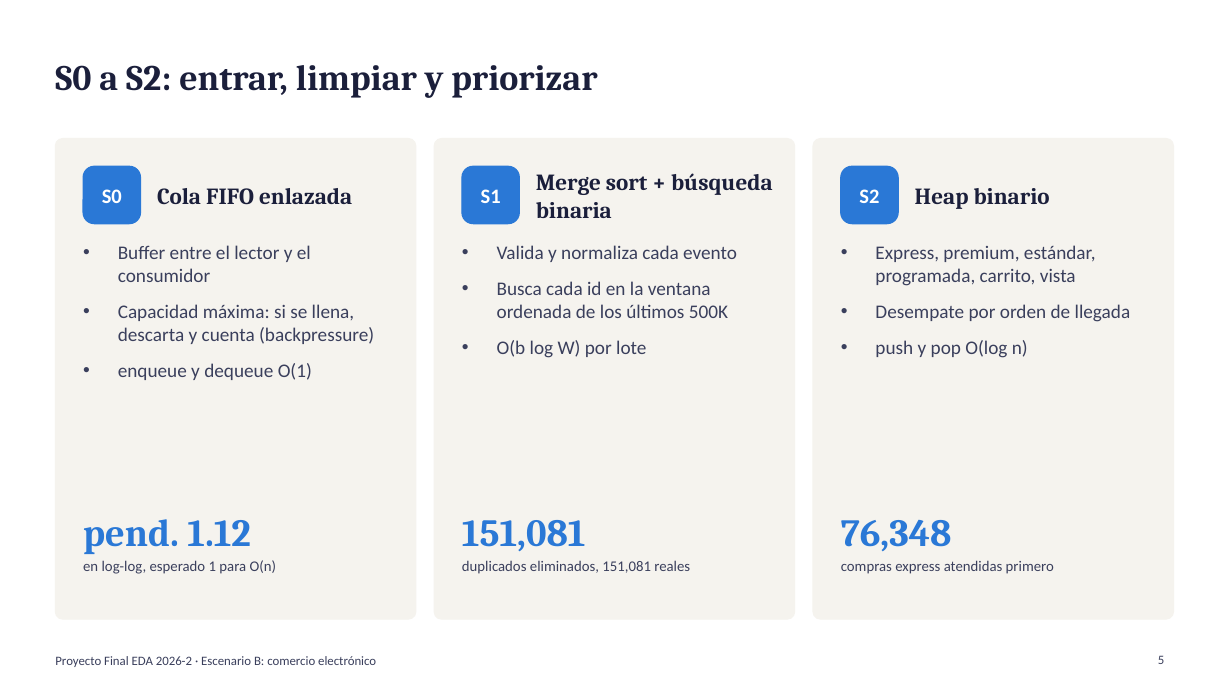
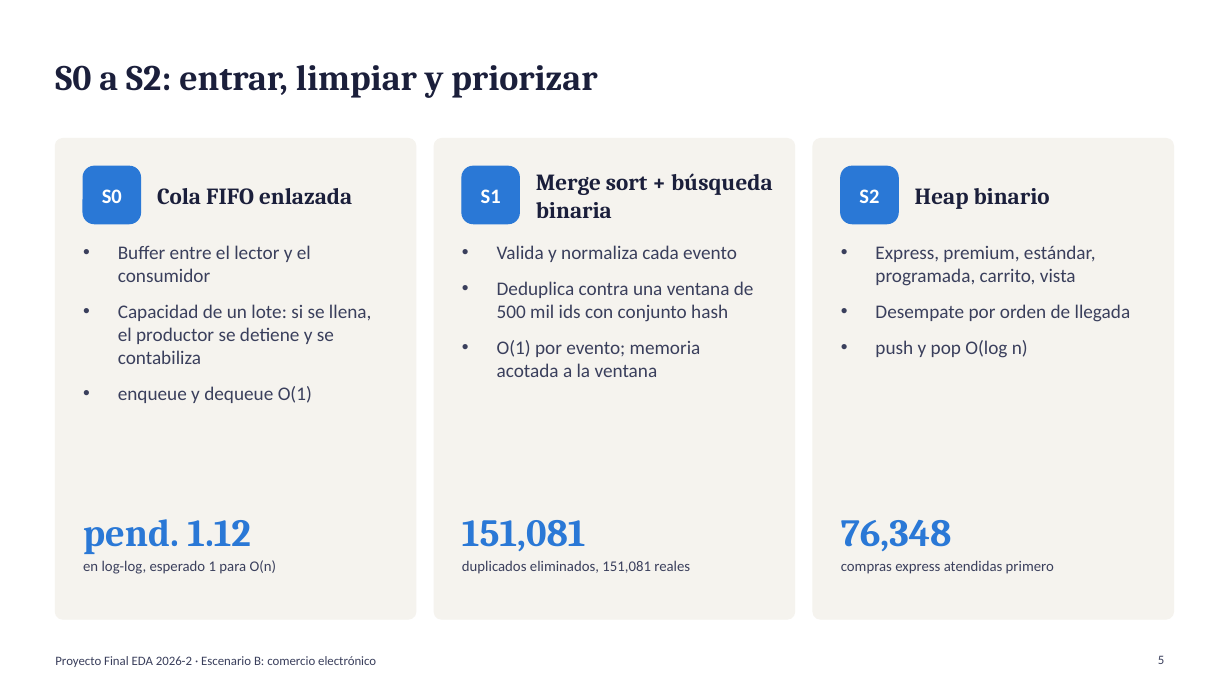
Before and after one commit to UTEC-AII/Proyecto-Final-E-AD, a slide deck: slide 5 of report/Presentacion_Final.pptx. Drawn at 1232x693 pixels with LibreOffice and Linux fonts; fonts in the diff are those of the drawing. Boxes give left, top, right and bottom in pixels: in the first picture for what was removed or moved away, otherwise in the second. Text is boxed around its words. In the diff, an @@ line names an element or a change of style, - is before the commit and + after.

```diff
--- a/report/Presentacion_Final.pptx
+++ b/report/Presentacion_Final.pptx
@@ text at <box>497,281,754,377</box>: text changed @@
-• Busca cada id en la ventana ordenada de los últimos 500K
-• O(b log W) por lote
+• Deduplica contra una ventana de 500 mil ids con conjunto hash
+• O(1) por evento; memoria acotada a la ventana
@@ text at <box>118,304,372,364</box>: text changed @@
-• Capacidad máxima: si se llena, descarta y cuenta (backpressure)
+• Capacidad de un lote: si se llena, el productor se detiene y se contabiliza
```
Also in this commit, not shown: 4 other slides changed, 1 slide added, 10 other files.
